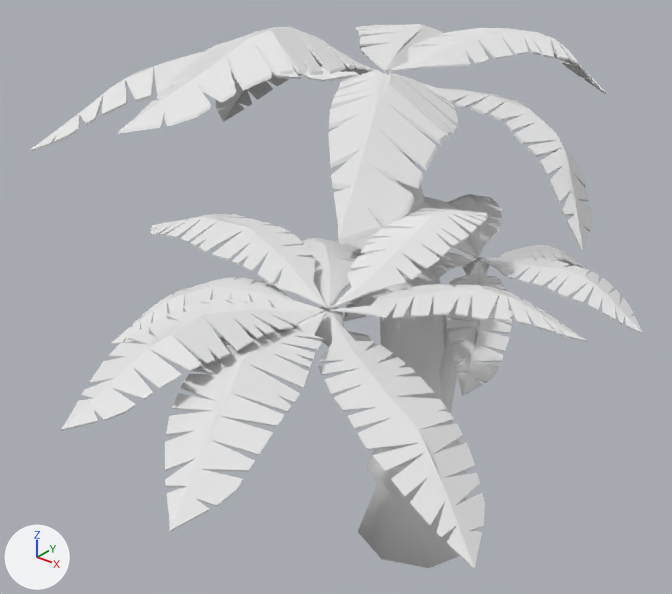
Before and after pictures for a commit that changed the Blender file materials/palm_tree_1.blend.
The view is the same before and after, from a 50 mm camera at (1.4, -2.2, 2.17) aimed at (-0.51, 0.18, 0.7). Every picture has the same lights, and +X, +Y and +Z are marked at lower left.

Objects in the first picture: 'final_1', 'final_2', 'final_3'.
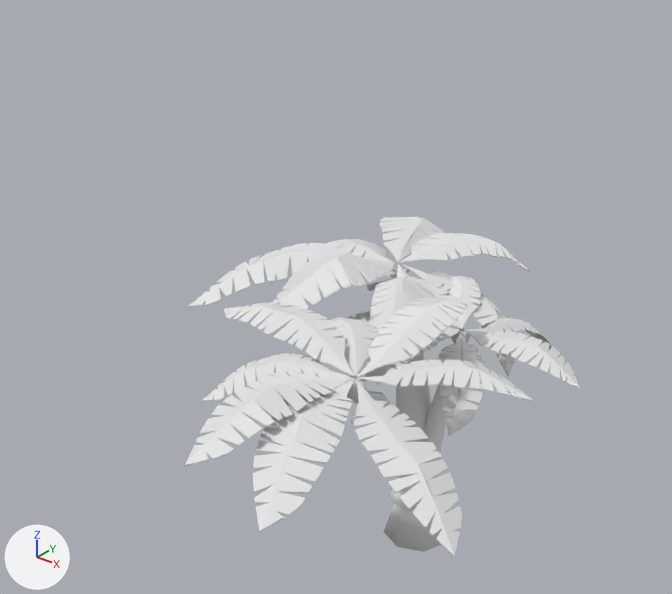
Where the change shows, as pixel boxes [x1, y1, x2, y2] in the pictures (672 x 594 px):
'final_2', rescaled (33% narrower, 28% shorter): before [61, 208, 586, 569]; after [184, 297, 533, 556]
'final_3', rescaled (41% narrower, 38% shorter): before [30, 24, 606, 568]; after [188, 217, 529, 552]
'final_1', rescaled: before [275, 194, 643, 413]; after [321, 276, 580, 480]

Patch to the scene script:
```diff
--- a/materials/palm_tree_1.blend.py
+++ b/materials/palm_tree_1.blend.py
@@ ob_final_2 @@
 ob_final_2.location = (0.0, 0.0, 0.0)
+ob_final_2.scale = (0.75, 0.75, 0.75)
@@ ob_final_1 @@
 ob_final_1.location = (0.0, 0.0, 0.0)
-ob_final_1.scale = (0.0891, 0.0891, 0.0891)
+ob_final_1.scale = (0.0668, 0.0668, 0.0668)
@@ ob_final_3 @@
 ob_final_3.location = (0.0, 0.0, 0.0)
+ob_final_3.scale = (0.562, 0.562, 0.562)
```
